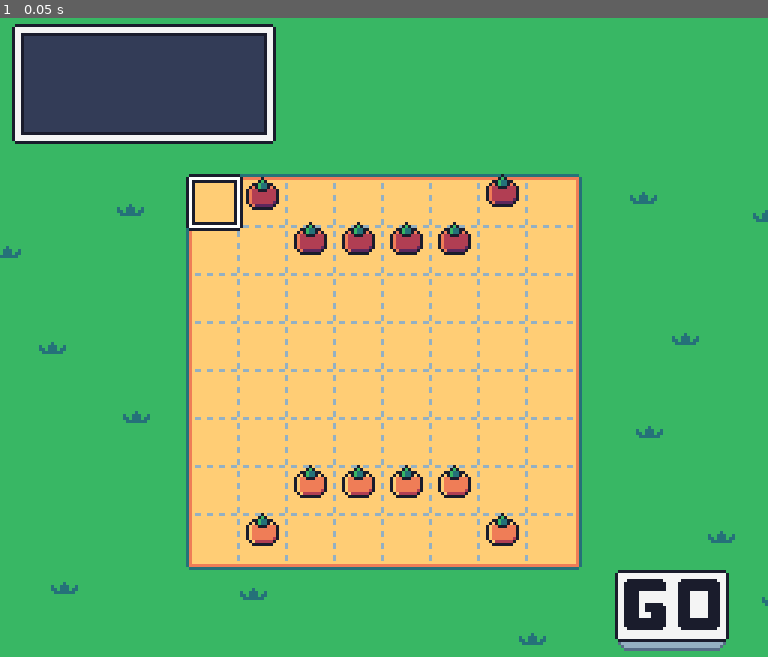
Above: before the commit, frame 1.
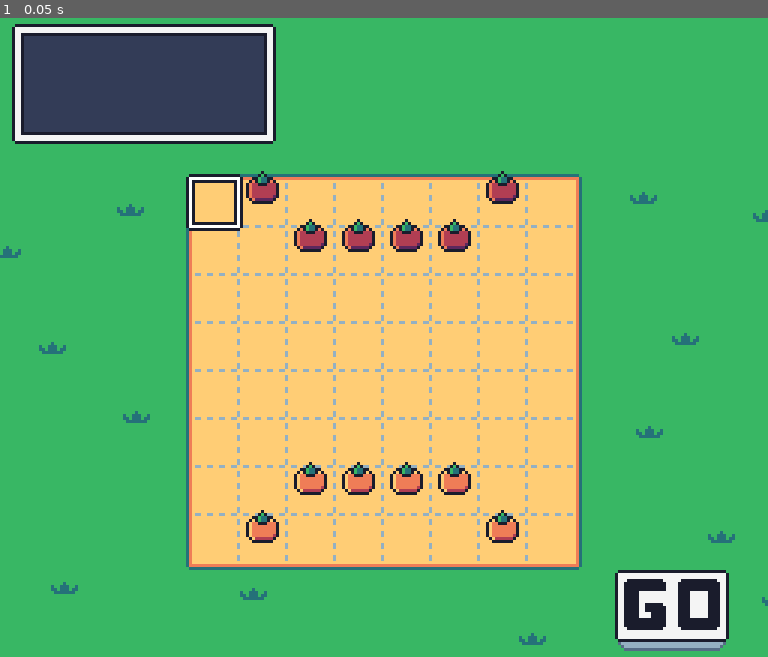
Above: after the commit, the same moment.

Repository: puzzud/Gardon
Game: Godot game, scene res://Scenes/Game.tscn
Same seed, same stepped clock (60 frames per second), same inputs: the game is played once before the commit and once after it.
Inputs:
- Up to frame 1 (0.05 s): no input

The runs differ from the first frame. In frame 1, 1.3% of the frame differs, in the area x 32-68%, y 23-83%.

Commit message:
Pieces are inserted into board.

Diff:
--- a/Scenes/Game.tscn
+++ b/Scenes/Game.tscn
@@ -4,8 +4,8 @@
 [ext_resource path="res://Scenes/Ui.tscn" type="PackedScene" id=2]
 [ext_resource path="res://Assets/Backgrounds/Background1.png" type="Texture" id=3]
 [ext_resource path="res://Scenes/Board.tscn" type="PackedScene" id=4]
-[ext_resource path="res://Scenes/Tomato.tscn" type="PackedScene" id=5]
-[ext_resource path="res://Scenes/Cursor.tscn" type="PackedScene" id=6]
+[ext_resource path="res://Scenes/Cursor.tscn" type="PackedScene" id=5]
+[ext_resource path="res://Scenes/Tomato.tscn" type="PackedScene" id=6]
 
 [node name="Game" type="Node2D"]
 script = ExtResource( 1 )
@@ -24,6 +24,9 @@
 [node name="Board" parent="." instance=ExtResource( 4 )]
 position = Vector2( 56, 48 )
 
+[node name="Cursor" parent="." instance=ExtResource( 5 )]
+position = Vector2( 62, 54 )
+
 [node name="Pieces" type="Node2D" parent="."]
 editor/display_folded = true
 __meta__ = {
@@ -32,51 +35,48 @@
 
 [node name="Team1" type="Node2D" parent="Pieces"]
 
-[node name="Tomato2" parent="Pieces/Team1" instance=ExtResource( 5 )]
-position = Vector2( 88, 170 )
+[node name="Tomato2" parent="Pieces/Team1" instance=ExtResource( 6 )]
+position = Vector2( 87, 175 )
 
-[node name="Tomato3" parent="Pieces/Team1" instance=ExtResource( 5 )]
-position = Vector2( 104, 154 )
+[node name="Tomato3" parent="Pieces/Team1" instance=ExtResource( 6 )]
+position = Vector2( 103, 159 )
 
-[node name="Tomato4" parent="Pieces/Team1" instance=ExtResource( 5 )]
-position = Vector2( 120, 154 )
+[node name="Tomato4" parent="Pieces/Team1" instance=ExtResource( 6 )]
+position = Vector2( 119, 159 )
 
-[node name="Tomato5" parent="Pieces/Team1" instance=ExtResource( 5 )]
-position = Vector2( 136, 154 )
+[node name="Tomato5" parent="Pieces/Team1" instance=ExtResource( 6 )]
+position = Vector2( 135, 159 )
 
-[node name="Tomato6" parent="Pieces/Team1" instance=ExtResource( 5 )]
-position = Vector2( 152, 154 )
+[node name="Tomato6" parent="Pieces/Team1" instance=ExtResource( 6 )]
+position = Vector2( 151, 159 )
 
-[node name="Tomato7" parent="Pieces/Team1" instance=ExtResource( 5 )]
-position = Vector2( 168, 170 )
+[node name="Tomato7" parent="Pieces/Team1" instance=ExtResource( 6 )]
+position = Vector2( 167, 175 )
 
 [node name="Team2" type="Node2D" parent="Pieces"]
 
-[node name="Tomato2" parent="Pieces/Team2" instance=ExtResource( 5 )]
-position = Vector2( 88, 58 )
-region_rect = Rect2( 16, 0, 16, 16 )
+[node name="Tomato2" parent="Pieces/Team2" instance=ExtResource( 6 )]
+position = Vector2( 87, 62 )
+teamIndex = 1
 
-[node name="Tomato3" parent="Pieces/Team2" instance=ExtResource( 5 )]
-position = Vector2( 104, 73 )
-region_rect = Rect2( 16, 0, 16, 16 )
+[node name="Tomato3" parent="Pieces/Team2" instance=ExtResource( 6 )]
+position = Vector2( 103, 78 )
+teamIndex = 1
 
-[node name="Tomato4" parent="Pieces/Team2" instance=ExtResource( 5 )]
-position = Vector2( 120, 73 )
-region_rect = Rect2( 16, 0, 16, 16 )
+[node name="Tomato4" parent="Pieces/Team2" instance=ExtResource( 6 )]
+position = Vector2( 119, 78 )
+teamIndex = 1
 
-[node name="Tomato5" parent="Pieces/Team2" instance=ExtResource( 5 )]
-position = Vector2( 136, 73 )
-region_rect = Rect2( 16, 0, 16, 16 )
+[node name="Tomato5" parent="Pieces/Team2" instance=ExtResource( 6 )]
+position = Vector2( 135, 78 )
+teamIndex = 1
 
-[node name="Tomato6" parent="Pieces/Team2" instance=ExtResource( 5 )]
-position = Vector2( 152, 73 )
-region_rect = Rect2( 16, 0, 16, 16 )
+[node name="Tomato6" parent="Pieces/Team2" instance=ExtResource( 6 )]
+position = Vector2( 151, 78 )
+teamIndex = 1
 
-[node name="Tomato7" parent="Pieces/Team2" instance=ExtResource( 5 )]
-position = Vector2( 168, 57 )
-region_rect = Rect2( 16, 0, 16, 16 )
-
-[node name="Cursor" parent="." instance=ExtResource( 6 )]
-position = Vector2( 62, 54 )
+[node name="Tomato7" parent="Pieces/Team2" instance=ExtResource( 6 )]
+position = Vector2( 167, 62 )
+teamIndex = 1
 
 [editable path="Ui"]
--- a/Scenes/Tomato.tscn
+++ b/Scenes/Tomato.tscn
@@ -1,9 +1,15 @@
-[gd_scene load_steps=2 format=2]
+[gd_scene load_steps=3 format=2]
 
-[ext_resource path="res://Assets/Sprites/Sprites1.png" type="Texture" id=1]
+[ext_resource path="res://Scripts/Piece.gd" type="Script" id=1]
+[ext_resource path="res://Assets/Sprites/Sprites1.png" type="Texture" id=2]
 
-[node name="Tomato" type="Sprite"]
+[node name="Tomato" type="Node2D"]
 position = Vector2( 72, 154 )
-texture = ExtResource( 1 )
+script = ExtResource( 1 )
+
+[node name="Sprite" type="Sprite" parent="."]
+position = Vector2( -7, -14 )
+texture = ExtResource( 2 )
+centered = false
 region_enabled = true
 region_rect = Rect2( 0, 0, 16, 16 )
--- a/Scripts/Board.gd
+++ b/Scripts/Board.gd
@@ -1,16 +1,52 @@
 extends Node2D
 class_name Board
 
-var state = [
-	[0, 0, 0, 0, 0, 0, 0, 0],
-	[0, 0, 0, 0, 0, 0, 0, 0],
-	[0, 0, 0, 0, 0, 0, 0, 0],
-	[0, 0, 0, 0, 0, 0, 0, 0],
-	[0, 0, 0, 0, 0, 0, 0, 0],
-	[0, 0, 0, 0, 0, 0, 0, 0],
-	[0, 0, 0, 0, 0, 0, 0, 0],
-	[0, 0, 0, 0, 0, 0, 0, 0]
+const CellDimensions := Vector2(16.0, 16.0)
+
+const TileMapOffset := Vector2(8.0, 8.0)
+
+var cellContents = [
+	[null, null, null, null, null, null, null, null],
+	[null, null, null, null, null, null, null, null],
+	[null, null, null, null, null, null, null, null],
+	[null, null, null, null, null, null, null, null],
+	[null, null, null, null, null, null, null, null],
+	[null, null, null, null, null, null, null, null],
+	[null, null, null, null, null, null, null, null],
+	[null, null, null, null, null, null, null, null]
 ]
 
 func _ready():
-	Global.board = self
+	pass
+
+func clear():
+	for row in cellContents:
+		for x in range(0, row.size()):
+			row[x] = null
+
+func insertPiece(piece: Piece):
+	var boardCellCoordinates = getCellCoordinatesFromPiece(piece)
+	if boardCellCoordinates == null:
+		return false
+
+	cellContents[boardCellCoordinates.y][boardCellCoordinates.x] = piece
+
+	return true
+
+func getCellCoordinatesFromPosition(position: Vector2):
+	var cellCoordinates = Vector2()
+
+	var cellFirstPosition = global_position + TileMapOffset
+
+	cellCoordinates.x = int((position.x - cellFirstPosition.x) / CellDimensions.x)
+	if cellCoordinates.x < 0 || cellCoordinates.x >= 8:
+		return null
+
+	cellCoordinates.y = int((position.y - cellFirstPosition.y) / CellDimensions.y)
+	if cellCoordinates.y < 0 || cellCoordinates.y >= 8:
+		return null
+
+	return cellCoordinates
+
+func getCellCoordinatesFromPiece(piece: Piece) -> Vector2:
+	return getCellCoordinatesFromPosition(piece.global_position)
--- a/Scripts/Game.gd
+++ b/Scripts/Game.gd
@@ -3,3 +3,17 @@
 
 func _ready():
 	Global.game = self
+
+	initializeBoard()
+
+func initializeBoard():
+	$Board.clear()
+
+	# Fill board with pieces based on their current location.
+	for teamPieces in [$Pieces/Team1, $Pieces/Team2]:
+		for piece in teamPieces.get_children():
+			#print(teamPieces.name + ":" + piece.name)
+			if !$Board.insertPiece(piece):
+				printerr("Unable to insert piece into board: " + piece.name)
+
+	#print($Board.cellContents)
--- a/Scripts/Global.gd
+++ b/Scripts/Global.gd
@@ -1,8 +1,8 @@
 extends Node
 #class_name Global
 
+# warning-ignore:unused_class_variable
 var game: Game = null
-var board: Board = null
 
 func _ready():
 	pass
--- /dev/null
+++ b/Scripts/Piece.gd
@@ -0,0 +1,14 @@
+extends Node2D
+class_name Piece
+
+export(int) var teamIndex = 0
+
+func _ready():
+	setTeamIndex(teamIndex)
+
+func setTeamIndex(teamIndex):
+	self.teamIndex = teamIndex
+
+	$Sprite.region_rect.position.x = teamIndex * 16
+
+#func get
--- a/project.godot
+++ b/project.godot
@@ -18,10 +18,16 @@
 "class": "Game",
 "language": "GDScript",
 "path": "res://Scripts/Game.gd"
+}, {
+"base": "Node2D",
+"class": "Piece",
+"language": "GDScript",
+"path": "res://Scripts/Piece.gd"
 } ]
 _global_script_class_icons={
 "Board": "",
-"Game": ""
+"Game": "",
+"Piece": ""
 }
 
 [application]
